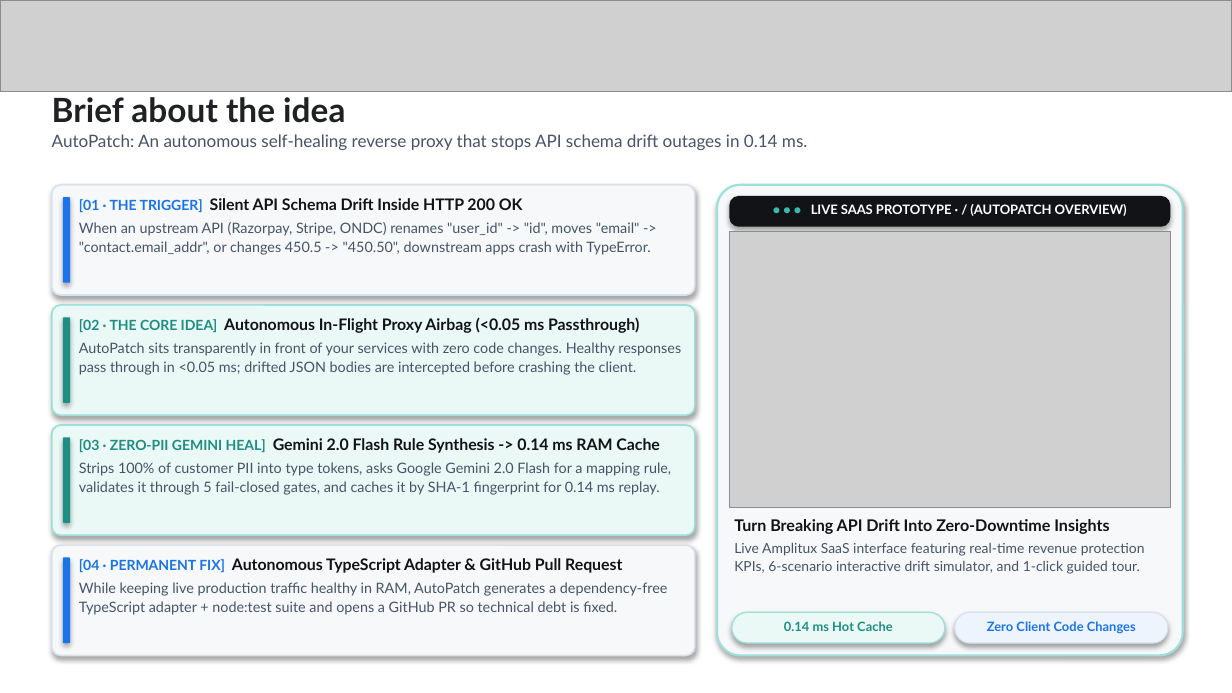
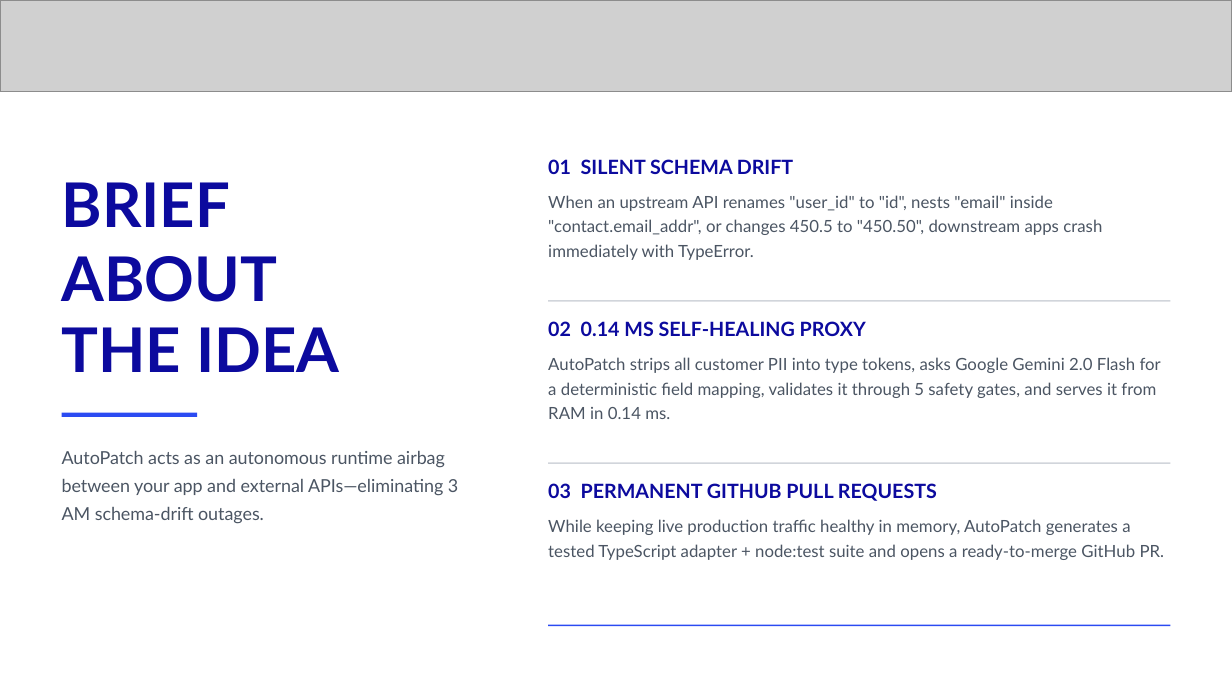
Before and after one commit to Asqi06/Buildathon, a slide deck: slide 3 of Final Prototype Submission Deck _ Startup Buildathon.pptx. Drawn at 1232x693 pixels with LibreOffice and Linux fonts; fonts in the diff are those of the drawing; grey boxes stand for pictures. Boxes give left, top, right and bottom in pixels: in the first picture for what was removed or moved away, otherwise in the second. Text is boxed around its words. In the diff, an @@ line names an element or a change of style, - is before the commit and + after.

```diff
--- a/Final Prototype Submission Deck _ Startup Buildathon.pptx
+++ b/Final Prototype Submission Deck _ Startup Buildathon.pptx
@@ text added at [548,159,793,174], 11.5 pt, text #0C0A9E, bold @@
+01 SILENT SCHEMA DRIFT
@@ rounded rectangle removed at [52,185,695,296] @@
@@ text at [62,182,339,372]: text changed; size 10 to 36 pt; text colour #475467 to #0C0A9E; bold on @@
-Brief about the idea
-AutoPatch: An autonomous self-healing reverse proxy that stops API schema drift outages in 0.14 ms.
+BRIEF
+ABOUT
+THE IDEA
@@ rounded rectangle removed at [63,197,70,282] @@
@@ text at [548,195,1102,260]: text changed; size 8.4 to 9.8 pt; text colour #475467 to #4B5563 @@
-[01 · THE TRIGGER] Silent API Schema Drift Inside HTTP 200 OK
-When an upstream API (Razorpay, Stripe, ONDC) renames "user_id" -> "id", moves "email" -> "contact.email_addr", or changes 450.5 -> "450.50", downstream apps crash with TypeError.
+When an upstream API renames "user_id" to "id", nests "email" inside "contact.email_addr", or changes 450.5 to "450.50", downstream apps crash immediately with TypeError.
@@ rounded rectangle removed at [717,185,1183,655] @@
@@ rounded rectangle removed at [729,196,1170,227] @@
-● ● ● LIVE SAAS PROTOTYPE · / (AUTOPATCH OVERVIEW)
@@ picture removed at [729,232,1170,508] @@
@@ rounded rectangle removed at [52,306,695,416] @@
@@ rounded rectangle removed at [63,318,70,403] @@
@@ text at [548,321,866,336]: text changed; size 8.4 to 11.5 pt; text colour #475467 to #0C0A9E; bold on @@
-[02 · THE CORE IDEA] Autonomous In-Flight Proxy Airbag (<0.05 ms Passthrough)
-AutoPatch sits transparently in front of your services with zero code changes. Healthy responses pass through in <0.05 ms; drifted JSON bodies are intercepted before crashing the client.
+02 0.14 MS SELF-HEALING PROXY
@@ rectangle added at [548,301,1170,302], fill #D1D5DB @@
@@ text at [548,357,1161,419]: text changed; size 8.4 to 9.8 pt; text colour #475467 to #4B5563 @@
-[03 · ZERO-PII GEMINI HEAL] Gemini 2.0 Flash Rule Synthesis -> 0.14 ms RAM Cache
-Strips 100% of customer PII into type tokens, asks Google Gemini 2.0 Flash for a mapping rule, validates it through 5 fail-closed gates, and caches it by SHA-1 fingerprint for 0.14 ms replay.
+AutoPatch strips all customer PII into type tokens, asks Google Gemini 2.0 Flash for a deterministic field mapping, validates it through 5 safety gates, and serves it from RAM in 0.14 ms.
@@ rectangle added at [62,413,197,416], fill #2B4BF2 @@
@@ rounded rectangle removed at [52,425,695,536] @@
@@ rounded rectangle removed at [63,437,70,522] @@
@@ text added at [62,451,458,524], 10.5 pt, text #4B5563 @@
+AutoPatch acts as an autonomous runtime airbag between your app and external APIs—eliminating 3 AM schema-drift outages.
@@ rectangle added at [548,462,1170,463], fill #D1D5DB @@
@@ text added at [548,483,937,501], 11.5 pt, text #0C0A9E, bold @@
+03 PERMANENT GITHUB PULL REQUESTS
@@ text at [548,519,1165,560]: text changed; size 8.4 to 9.8 pt; text colour #475467 to #4B5563 @@
-[04 · PERMANENT FIX] Autonomous TypeScript Adapter & GitHub Pull Request
-While keeping live production traffic healthy in RAM, AutoPatch generates a dependency-free TypeScript adapter + node:test suite and opens a GitHub PR so technical debt is fixed.
+While keeping live production traffic healthy in memory, AutoPatch generates a tested TypeScript adapter + node:test suite and opens a ready-to-merge GitHub PR.
@@ text removed at [734,519,1145,574] @@
-Turn Breaking API Drift Into Zero-Downtime Insights
-Live Amplitux SaaS interface featuring real-time revenue protection KPIs, 6-scenario interactive drift simulator, and 1-click guided tour.
@@ rounded rectangle removed at [52,545,695,655] @@
@@ rounded rectangle removed at [63,557,70,642] @@
@@ rectangle added at [548,625,1170,626], fill #2B4BF2 @@
@@ rounded rectangle removed at [732,612,945,643] @@
-0.14 ms Hot Cache
@@ rounded rectangle removed at [955,612,1168,643] @@
-Zero Client Code Changes
```
Also in this commit, not shown: 13 other slides changed, 4 other files.
